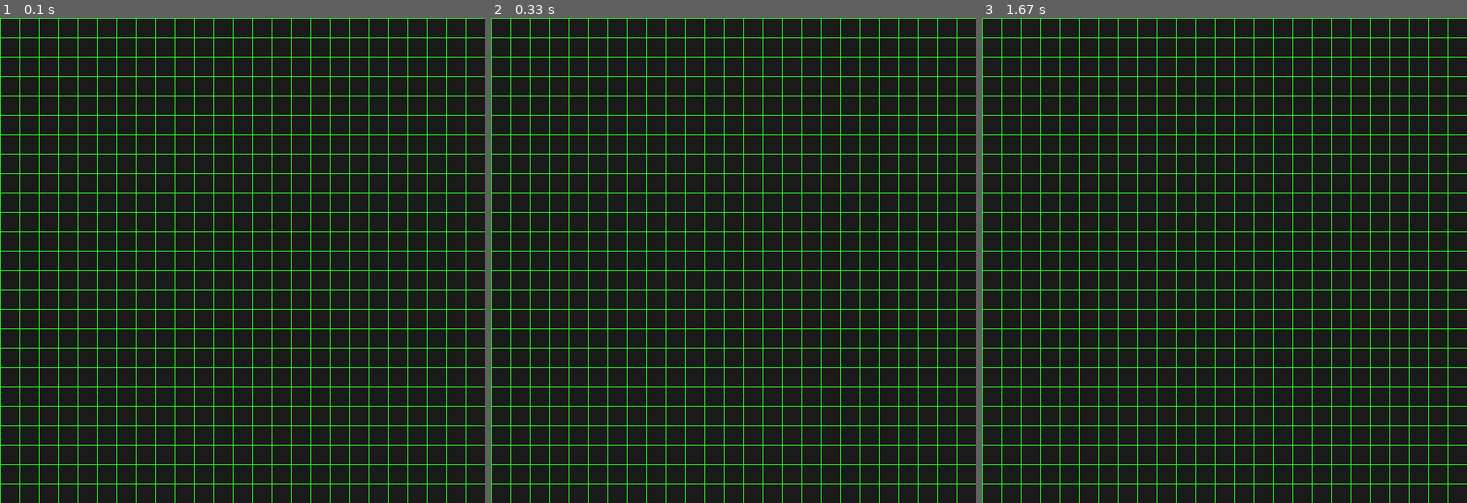
Above: before the commit, frames 1-3 (left to right).
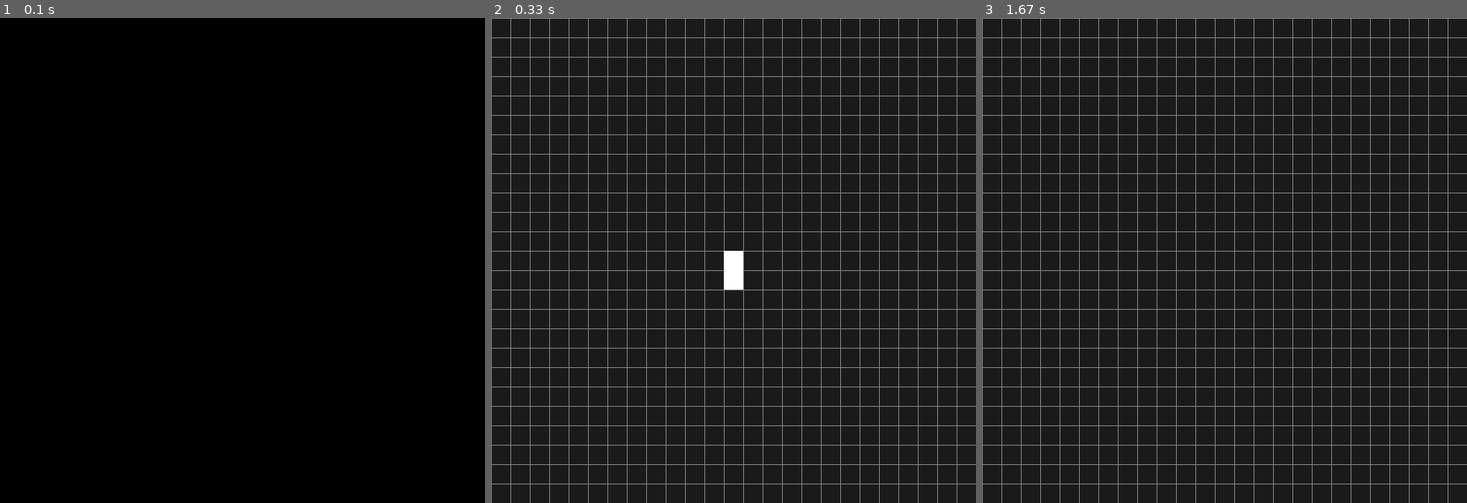
Above: after the commit, the same moments.

Repository: GODfataliti/SI_Tarea1_ICF222
Game: pygame game, started from test/gamelife.py
Same seed, same stepped clock (60 frames per second), same inputs: the game is played once before the commit and once after it.
Inputs:
- Up to frame 1 (0.1 s): no input
- Up to frame 2 (0.33 s): no input
- Up to frame 3 (1.67 s): no input

The runs differ from the first frame. In frame 1, 100% of the frame differs, in the area x 0-100%, y 0-100%; in frame 2, 8.5%; in frame 3, 8.2%.

Commit message:
juego de la vida test

Diff:
--- /dev/null
+++ b/code/interfaz.py
@@ -0,0 +1,9 @@
+import pygame
+import numpy as np
+import sys
+
+class interfaz:
+
+    def __init__(self,xy) -> None:
+        self.ncX = xy
+        self.ncY = xy
--- /dev/null
+++ b/code/test_interfaz.py
@@ -0,0 +1,45 @@
+import pygame
+import numpy as np
+import sys
+
+
+pygame.init()
+
+#Ancho, Alto
+width,height = 600,600
+screen = pygame.display.set_mode((height,width))
+
+bg = 25, 26, 25
+screen.fill(bg)
+
+
+linebg = (40,250,40)
+
+#Cantidad de celdas en el eje X - eje Y
+nxC, nyC = 8, 8
+
+#Dimenciones de las celdas
+dimCW = width/nxC
+dimCH = height/nyC
+
+#Estado de las celdas. Vivas = 1; Muertas = 0
+gameState = np.zeros((nxC,nyC))
+
+while True:
+
+    for event in pygame.event.get():
+        #print(event)
+        if event.type == pygame.QUIT:
+            sys.exit()
+
+    #Dibujar la cuadricula
+    for y in range(0,nxC):
+        for x in range(0,nyC):
+            poly = [((x)    * dimCW,    y       *dimCH),
+                    ((x+1)  * dimCW,    y       * dimCH),
+                    ((x+1)  * dimCW,    (y+1)   * dimCH),
+                    ((x)    * dimCW,    (y+1)   * dimCH)]
+            pygame.draw.polygon(screen, linebg, poly, width=1)
+
+    #Actualizar pantalla
+    pygame.display.flip()
--- a/test/gamelife.py
+++ b/test/gamelife.py
@@ -1,6 +1,7 @@
 import pygame
 import numpy as np
 import sys
+import time
 
 
 pygame.init()
@@ -24,7 +25,20 @@
 #Estado de las celdas. Vivas = 1; Muertas = 0
 gameState = np.zeros((nxC,nyC))
 
+#Crear Automata
+gameState[12, 12] = 1
+gameState[13, 13] = 1
+gameState[14, 14] = 1
+gameState[12, 13] = 1
+gameState[12, 14] = 1
+gameState[13, 12] = 1
+
 while True:
+
+    newGameState = np.copy(gameState)
+
+    screen.fill(bg)
+    time.sleep(0.1)
 
     for event in pygame.event.get():
         #print(event)
@@ -34,11 +48,40 @@
     #Dibujar la cuadricula
     for y in range(0,nxC):
         for x in range(0,nyC):
+
+
+            #Calculamos el numero de vecinos cercanos.
+            n_neigh= gameState[(x-1) % nxC,   (y-1) % nyC] + \
+                     gameState[(x) % nxC,     (y-1) % nyC] + \
+                     gameState[(x+1) % nxC,   (y-1) % nyC] + \
+                     gameState[(x-1) % nxC,   (y) % nyC] + \
+                     gameState[(x+1) % nxC,   (y) % nyC] + \
+                     gameState[(x-1) % nxC,   (y+1) % nyC] + \
+                     gameState[(x) % nxC,     (y+1) % nyC] + \
+                     gameState[(x+1) % nxC,   (y+1) % nyC]
+
+            #Rule #1: Una celula muerta con exactamente 3 vecinas vivas, "revive".
+            if(gameState[x,y] == 0 and n_neigh == 3):
+                newGameState[x,y] = 1
+
+            #Rule #2: Una celula viva con menos de 2 o mas 3 vecinas vivas, "muere".
+            elif(gameState[x,y] == 1 and (n_neigh < 2 or n_neigh > 3)):
+                newGameState[x,y] = 0
+
             poly = [((x)    * dimCW,    y       *dimCH),
                     ((x+1)  * dimCW,    y       * dimCH),
                     ((x+1)  * dimCW,    (y+1)   * dimCH),
                     ((x)    * dimCW,    (y+1)   * dimCH)]
             pygame.draw.polygon(screen, linebg, poly, width=1)
 
+            #Dibujamos la celda para cada par de x e y.
+            if(newGameState[x,y] == 0):
+                pygame.draw.polygon(screen, (128,128,128), poly, 1)
+            else:
+                pygame.draw.polygon(screen, (255,255,255), poly, 0)
+
+
+    #Actualizamos el estado del juego
+    gameState = np.copy(newGameState)
     #Actualizar pantalla
     pygame.display.flip()
